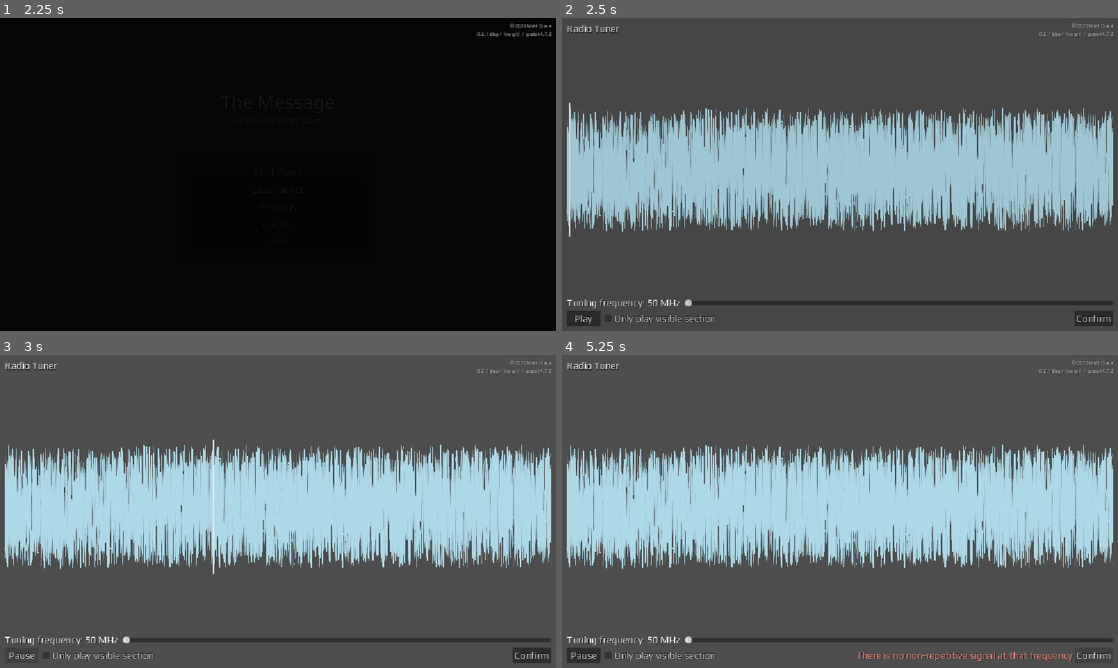
Above: before the commit, frames 1-4 (two rows, left to right).
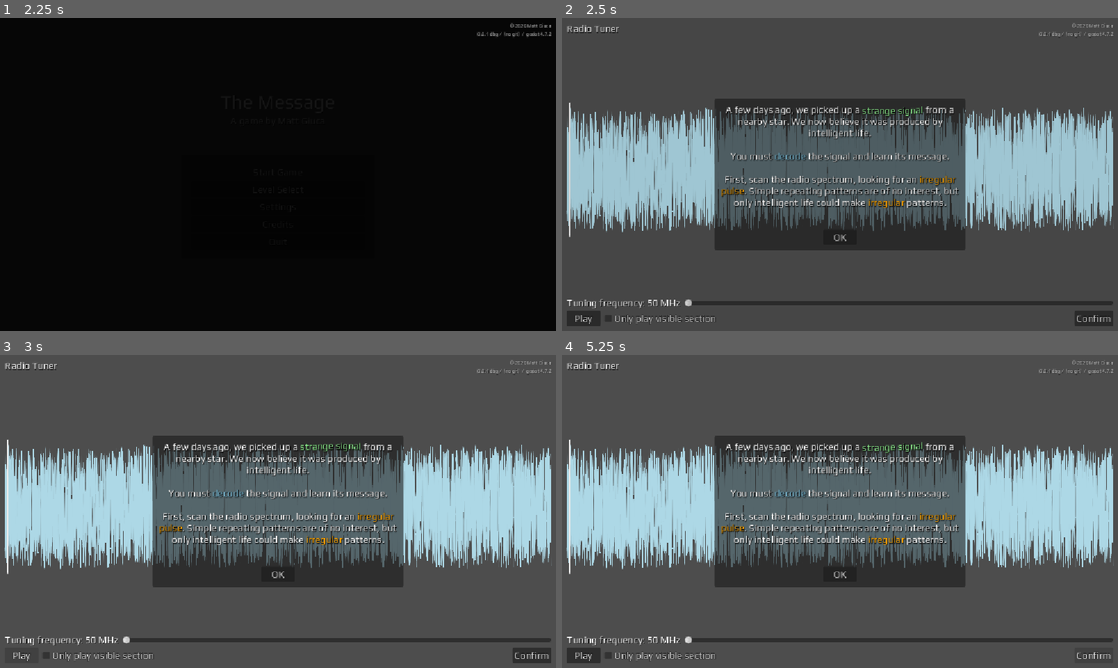
Above: after the commit, the same moments.

Repository: mgiuca/message-game
Game: Godot game, scene res://scenes/main.tscn
Same seed, same stepped clock (60 frames per second), same inputs: the game is played once before the commit and once after it.
Inputs (mouse positions are in pixels of both pictures, inside the frame that each line leads up to):
- Up to frame 1 (2.25 s): click "Settings" at 0.5 s; click "Back" at 1.25 s; click "Start Game" at 2 s
- Up to frame 2 (2.5 s): no input
- Up to frame 3 (3 s): click (22, 655) at 2.75 s, where only the run before the commit has a clickable "Play"
- Up to frame 4 (5.25 s): click (662, 655) at 3.5 s, where only the run before the commit has a clickable "Only play visible section"; click (662, 655) at 4.25 s, where only the run before the commit has a clickable "Only play visible section"; click (1095, 655) at 5 s, where only the run before the commit has a clickable "Confirm"

Frame 1 is identical in both runs. In frame 2, 22% of the frame differs, in the area x 27-73%, y 25-75%; in frame 3, 22%; in frame 4, 22%, in the area x 1-92%, y 25-98%.

Commit message:
Added the first story dialog.

Diff:
--- a/scenes/level.gd
+++ b/scenes/level.gd
@@ -2,6 +2,7 @@
 extends Control
 
 @onready var hud : HUD = $UI/HUD
+@onready var story_dialog : StoryDialog = %StoryDialog
 
 @export_group('Debug')
 
--- a/scenes/level.tscn
+++ b/scenes/level.tscn
@@ -3,6 +3,7 @@
 [ext_resource type="Script" uid="uid://6el64wahmcuf" path="res://scenes/level.gd" id="1_w8frs"]
 [ext_resource type="PackedScene" uid="uid://c7js5gws2kjj5" path="res://scenes/ui/menu.tscn" id="3_8hwtq"]
 [ext_resource type="PackedScene" uid="uid://cj46p1qq7r6sp" path="res://scenes/ui/hud.tscn" id="4_epnyg"]
+[ext_resource type="Script" uid="uid://b2l5gq3a8js81" path="res://scenes/ui/story_dialog.gd" id="4_mx8sn"]
 
 [node name="Level" type="Control" unique_id=1360869222]
 layout_mode = 3
@@ -22,4 +23,48 @@
 process_mode = 2
 visible = false
 
+[node name="Dialog" type="CanvasLayer" parent="." unique_id=1170290015]
+
+[node name="StoryDialog" type="PanelContainer" parent="Dialog" unique_id=15116716]
+unique_name_in_owner = true
+process_mode = 3
+visible = false
+anchors_preset = 8
+anchor_left = 0.5
+anchor_top = 0.5
+anchor_right = 0.5
+anchor_bottom = 0.5
+offset_left = -20.0
+offset_top = -20.0
+offset_right = 20.0
+offset_bottom = 20.0
+grow_horizontal = 2
+grow_vertical = 2
+script = ExtResource("4_mx8sn")
+
+[node name="MarginContainer" type="MarginContainer" parent="Dialog/StoryDialog" unique_id=769657634]
+layout_mode = 2
+
+[node name="VBoxContainer" type="VBoxContainer" parent="Dialog/StoryDialog/MarginContainer" unique_id=652753167]
+layout_mode = 2
+theme_override_constants/separation = 20
+
+[node name="LblStory" type="RichTextLabel" parent="Dialog/StoryDialog/MarginContainer/VBoxContainer" unique_id=506449032]
+unique_name_in_owner = true
+custom_minimum_size = Vector2(500, 0)
+layout_mode = 2
+bbcode_enabled = true
+fit_content = true
+horizontal_alignment = 1
+
+[node name="HSeparator" type="HSeparator" parent="Dialog/StoryDialog/MarginContainer/VBoxContainer" unique_id=1934631643]
+layout_mode = 2
+
+[node name="BtnClose" type="Button" parent="Dialog/StoryDialog/MarginContainer/VBoxContainer" unique_id=344042619]
+custom_minimum_size = Vector2(70, 0)
+layout_mode = 2
+size_flags_horizontal = 4
+text = "OK"
+
 [connection signal="closed" from="UI/Menu" to="." method="_on_menu_closed"]
+[connection signal="pressed" from="Dialog/StoryDialog/MarginContainer/VBoxContainer/BtnClose" to="Dialog/StoryDialog" method="_on_btn_close_pressed"]
--- a/scenes/levels/radio_tuner.gd
+++ b/scenes/levels/radio_tuner.gd
@@ -33,6 +33,17 @@
 @onready var lbl_filter_freq : Label = %LblFilterFreq
 @onready var lbl_error : Label = %LblError
 
+const STORY_TEXT : String = """\
+A few days ago, we picked up a [color=light_green][wave]strange signal[/wave][/color] from a nearby star. \
+We now believe it was produced by intelligent life.
+
+You must [color=sky_blue]decode[/color] the signal and learn its message.
+
+First, scan the radio spectrum, looking for an [color=orange]irregular \
+pulse[/color]. Simple repeating patterns are of no interest, but only intelligent \
+life could make [color=orange]irregular[/color] patterns.
+"""
+
 var filter_frequency : float = 50:
   set(value):
     filter_frequency = value
@@ -53,6 +64,8 @@
   update_play_button_text()
 
   update_filter_frequency()
+
+  await story_dialog.show_dialog(STORY_TEXT)
 
 func set_up_streams() -> void:
   audio_stream.stream_count = 2
--- a/scenes/main.gd
+++ b/scenes/main.gd
@@ -164,6 +164,7 @@
     scrim_fade_tween.kill()
   scrim_fade_tween = create_tween()
   scrim_fade_tween.set_ignore_time_scale(true)
+  scrim_fade_tween.set_pause_mode(Tween.TWEEN_PAUSE_PROCESS)
   scrim_fade_tween.tween_property(fade_scrim, 'modulate', Color.WHITE, duration)
   return scrim_fade_tween.finished
 
@@ -174,6 +175,7 @@
     scrim_fade_tween.kill()
   scrim_fade_tween = create_tween()
   scrim_fade_tween.set_ignore_time_scale(true)
+  scrim_fade_tween.set_pause_mode(Tween.TWEEN_PAUSE_PROCESS)
   scrim_fade_tween.tween_property(fade_scrim, 'modulate', Color('ffffff00'), duration)
   await scrim_fade_tween.finished
   scrim_layer.hide()
--- a/scenes/main.tscn
+++ b/scenes/main.tscn
@@ -14,6 +14,7 @@
 layer = 100
 
 [node name="FadeScrim" type="ColorRect" parent="ScrimLayer" unique_id=1947345670]
+process_mode = 3
 anchors_preset = 15
 anchor_right = 1.0
 anchor_bottom = 1.0
--- /dev/null
+++ b/scenes/ui/story_dialog.gd
@@ -0,0 +1,19 @@
+class_name StoryDialog
+extends PanelContainer
+
+@onready var lbl_story : RichTextLabel = %LblStory
+
+signal closed
+
+func show_dialog(text: String) -> Signal:
+  lbl_story.text = text
+  get_tree().paused = true
+  show()
+  set_process_unhandled_input(true)
+  return closed
+
+func _on_btn_close_pressed() -> void:
+  get_tree().paused = false
+  hide()
+  set_process_unhandled_input(false)
+  closed.emit()
Not shown, added: scenes/ui/story_dialog.gd.uid
